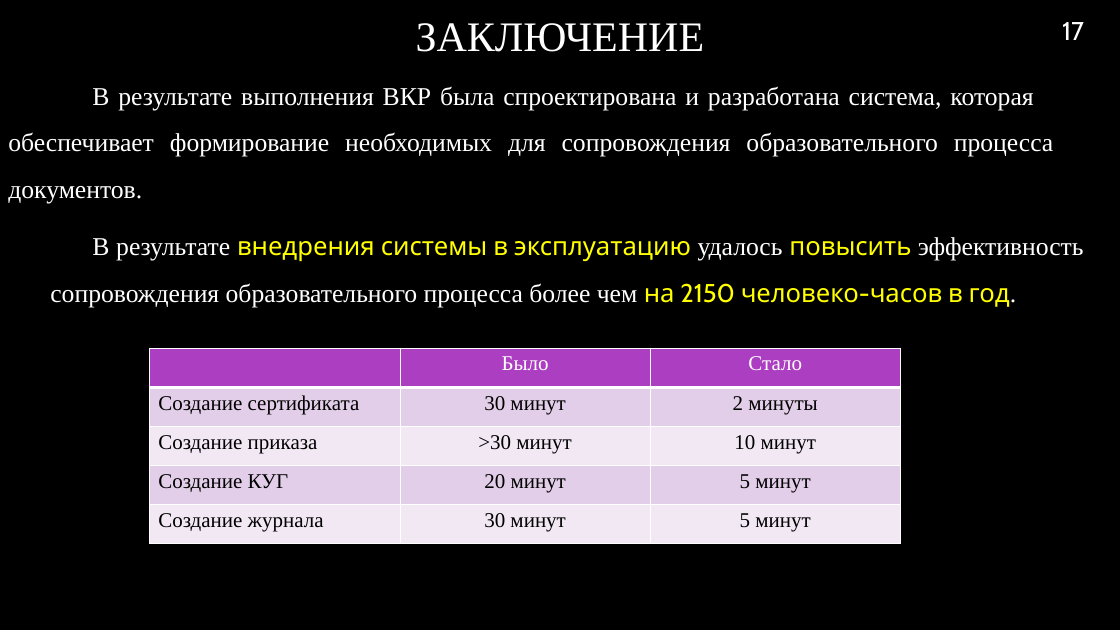
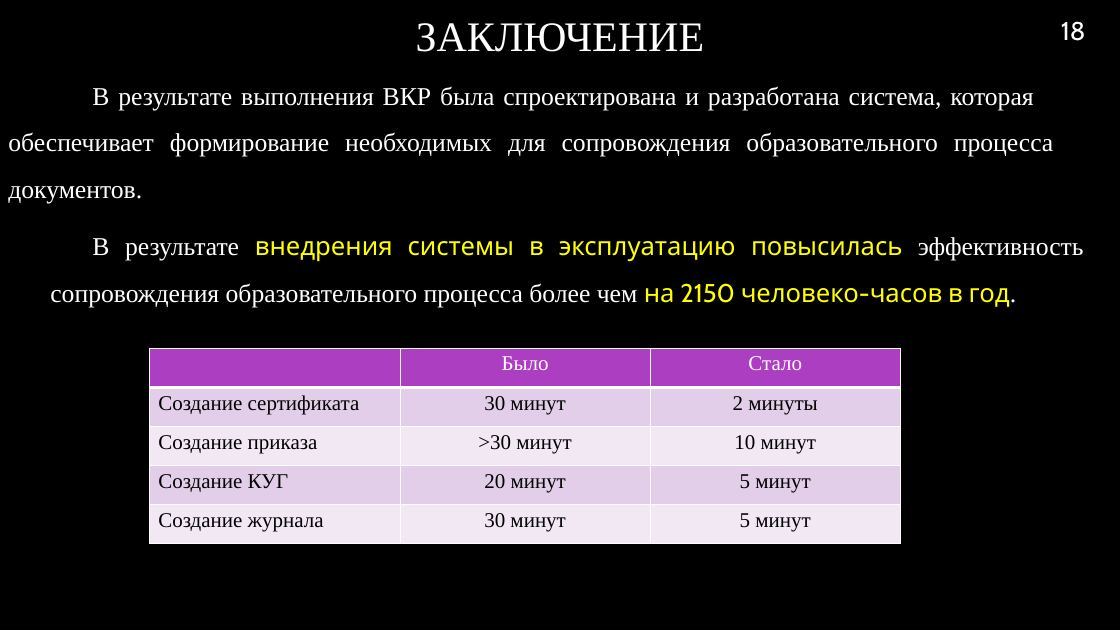
Before and after one commit to RAdKuzur/ASTU, a slide deck: slide 18 of Дипломная работа/Преддипломная Шуршев/Презентация преддипломная.pptx (slide 17 before the commit). Drawn at 1120x630 pixels with LibreOffice and Linux fonts; fonts in the diff are those of the drawing; background and template pictures are left out. Boxes give left, top, right and bottom in pixels: in the first picture for what was removed or moved away, otherwise in the second. Text is boxed around its words. In the diff, an @@ line names an element or a change of style, - is before the commit and + after.

Commit message:
fix

```diff
--- a/Дипломная работа/Преддипломная Шуршев/Презентация преддипломная.pptx
+++ b/Дипломная работа/Преддипломная Шуршев/Презентация преддипломная.pptx
@@ page number at (x1=1061, y1=21, x2=1086, y2=41): text changed @@
-17
+18
@@ text at (x1=50, y1=237, x2=1084, y2=307): text changed @@
-  В результате внедрения системы в эксплуатацию удалось повысить эффективность сопровождения образовательного процесса более чем на 2150 человеко-часов в год.
+  В результате внедрения системы в эксплуатацию повысилась эффективность сопровождения образовательного процесса более чем на 2150 человеко-часов в год.
```
Also in this commit, not shown: 2 other slides changed, 1 slide added.
